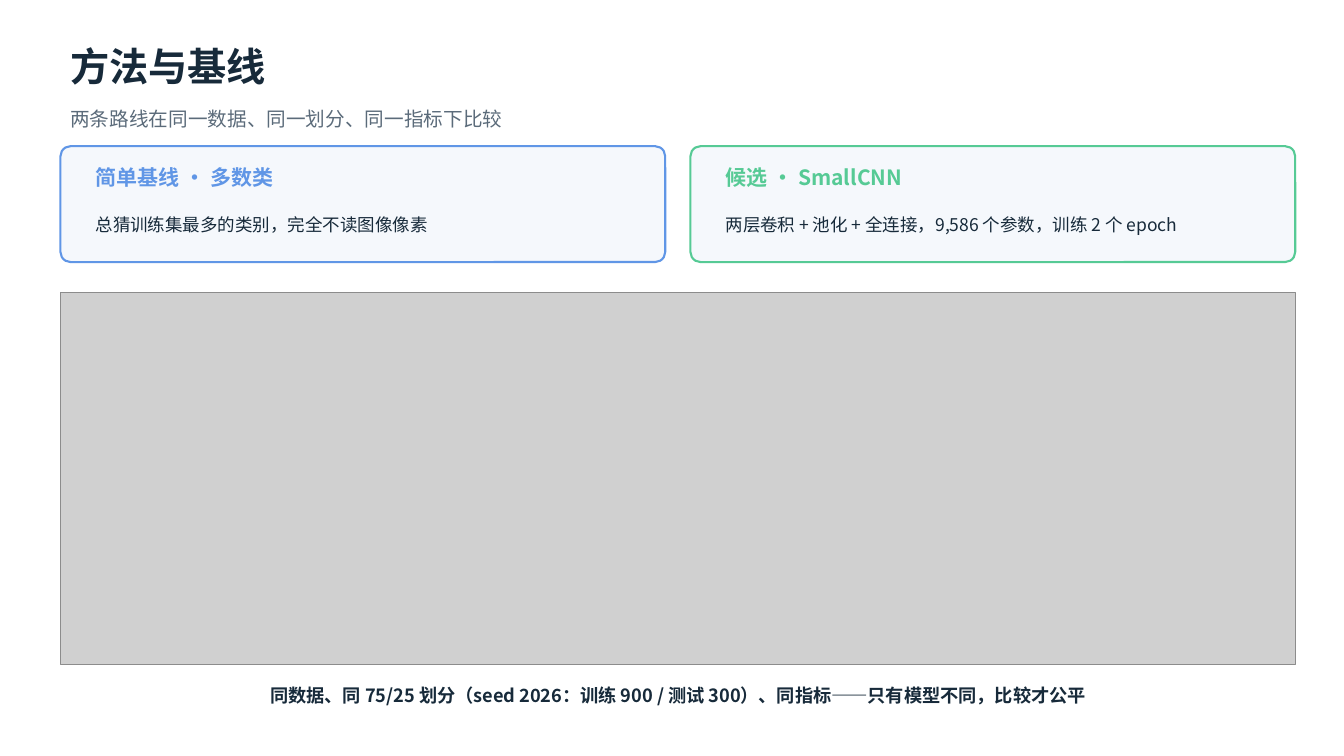
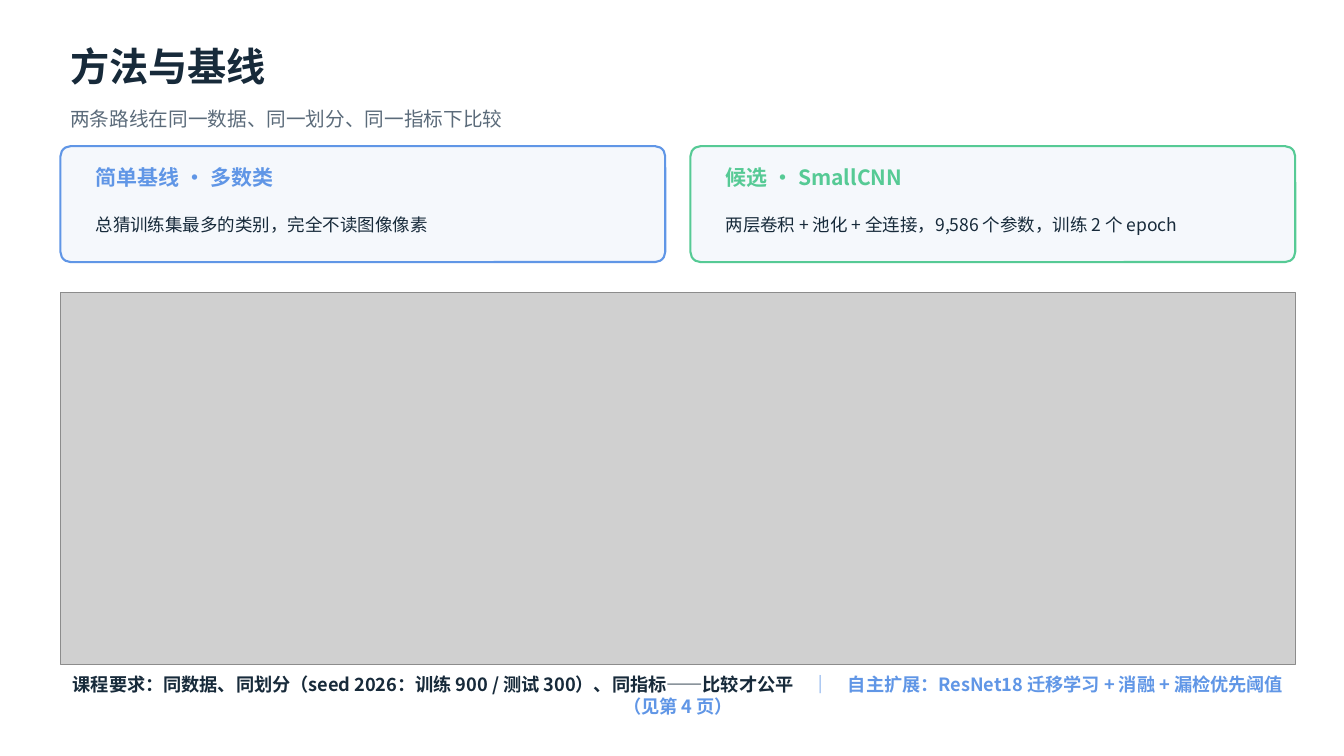
Before and after one commit to nakanonino123666-beep/ai-camp-2026-d2-Caihuanxin-U202412799, a slide deck: slide 3 of presentation.pptx. Drawn at 1344x756 pixels with LibreOffice and Linux fonts; fonts in the diff are those of the drawing; grey boxes stand for pictures. Boxes give left, top, right and bottom in pixels: in the first picture for what was removed or moved away, otherwise in the second. Text is boxed around its words. In the diff, an @@ line names an element or a change of style, - is before the commit and + after.

```diff
--- a/presentation.pptx
+++ b/presentation.pptx
@@ text at [73, 675, 1283, 715]: text changed @@
-同数据、同 75/25 划分（seed 2026：训练 900 / 测试 300）、同指标——只有模型不同，比较才公平
+课程要求：同数据、同划分（seed 2026：训练 900 / 测试 300）、同指标——比较才公平 ｜ 自主扩展：ResNet18 迁移学习 + 消融 + 漏检优先阈值（见第 4 页）
```
Also in this commit, not shown: 2 other slides changed, 1 slide added, 1 slide removed, 6 other files.
